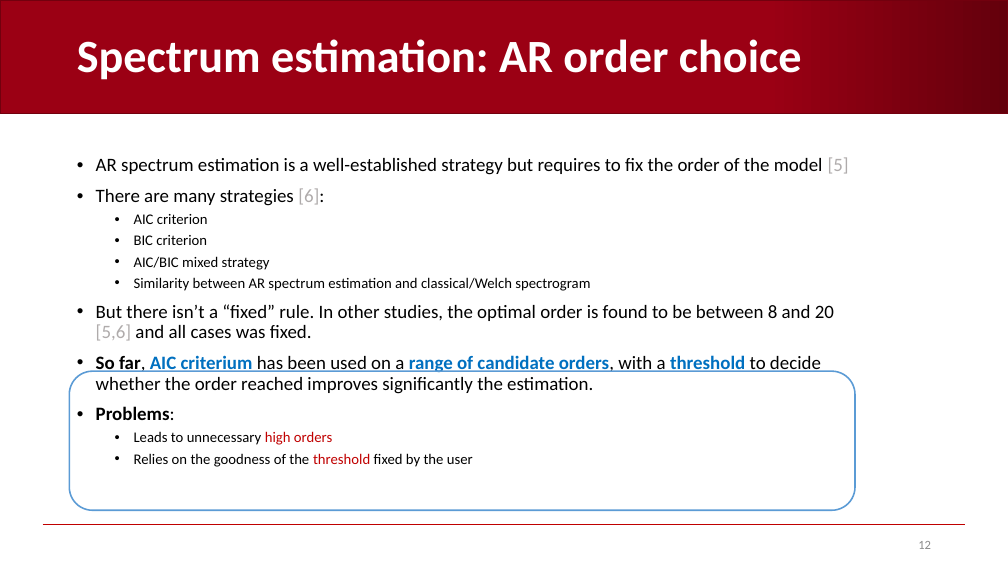
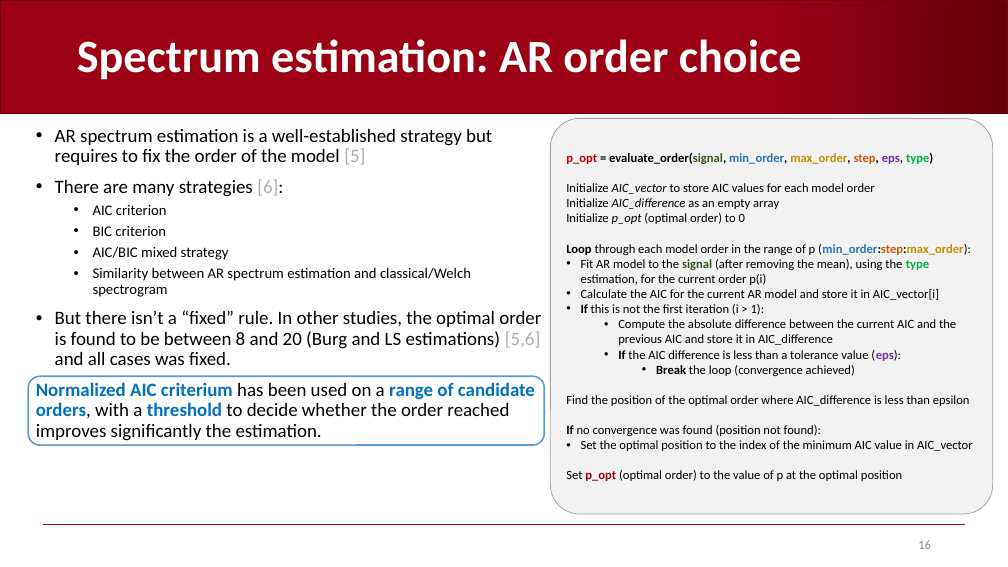
Before and after one commit to AndreaCorrado00/Tesi_magistrale_Corrado_Andrea, a slide deck: slide 16 of Documentation/3. in-depth spectrum analysis.pptx (slide 12 before the commit). Drawn at 1008x567 pixels with LibreOffice and Linux fonts; fonts in the diff are those of the drawing; background and template pictures are left out. Boxes give left, top, right and bottom in pixels: in the first picture for what was removed or moved away, otherwise in the second. Text is boxed around its words. In the diff, an @@ line names an element or a change of style, - is before the commit and + after.

Commit message:
presentation done

```diff
--- a/Documentation/3. in-depth spectrum analysis.pptx
+++ b/Documentation/3. in-depth spectrum analysis.pptx
@@ rounded rectangle added at [551, 119, 993, 514], fill #F2F2F2, outline #A5A5A5 0.75 pt, 12 pt, text #000000 @@
+p_opt = evaluate_order(signal, min_order, max_order, step, eps, type)
+Initialize AIC_vector to store AIC values for each model order
+Initialize AIC_difference as an empty array
+Initialize p_opt (optimal order) to 0
+Loop through each model order in the range of p (min_order:step:max_order):
+• Fit AR model to the signal (after removing the mean), using the type estimation, for the current order p(i)
+• Calculate the AIC for the current AR model and store it in AIC_vector[i]
+• If this is not the first iteration (i > 1):
+  • Compute the absolute difference between the current AIC and the previous AIC and store it in AIC_difference
+  • If the AIC difference is less than a tolerance value (eps):
+    • Break the loop (convergence achieved)
+Find the position of the optimal order where AIC_difference is less than epsilon
+If no convergence was found (position not found):
+• Set the optimal position to the index of the minimum AIC value in AIC_vector
+Set p_opt (optimal order) to the value of p at the optimal position
@@ text "AR spectrum estimation is a ...": place and size @@
-text "AR spectrum estimation is a ..." at [96, 157, 849, 467]
+text "AR spectrum estimation is a ..." at [36, 129, 541, 441]
@@ text at [36, 310, 541, 441]: text changed @@
-• But there isn’t a “fixed” rule. In other studies, the optimal order is found to be between 8 and 20 [5,6] and all cases was fixed.
-• So far, AIC criterium has been used on a range of candidate orders, with a threshold to decide whether the order reached improves significantly the estimation.
-• Problems:
-  • Leads to unnecessary high orders
-  • Relies on the goodness of the threshold fixed by the user
+• But there isn’t a “fixed” rule. In other studies, the optimal order is found to be between 8 and 20 (Burg and LS estimations) [5,6] and all cases was fixed.
+Normalized AIC criterium has been used on a range of candidate orders, with a threshold to decide whether the order reached improves significantly the estimation.
@@ rounded rectangle: place and size @@
-rounded rectangle at [70, 371, 855, 510]
+rounded rectangle at [28, 377, 544, 445]
@@ page number at [918, 540, 931, 549]: text changed @@
-12
+16
```
Also in this commit, not shown: 7 other slides changed, 6 slides added, 7 slides removed, 4 other files.
